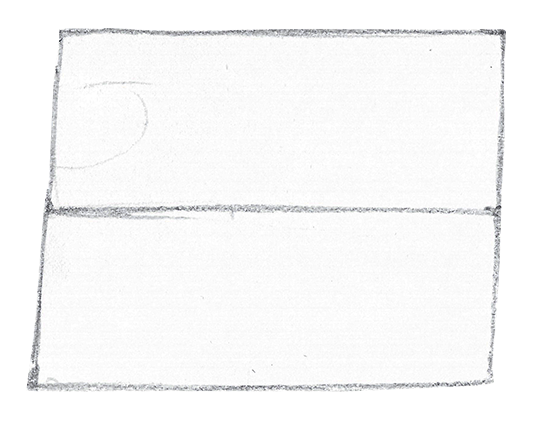
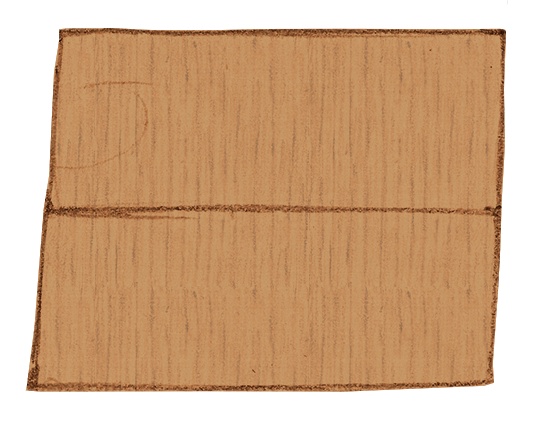
Layers edited between the first and the second 544 x 430 image:
added layer "Calque 2" (multiply, 50%) above "colors" over [25, 0, 508, 392]
added layer "colors" (1st of 2) (multiply, 50%) above "colors" over [25, 0, 508, 392]
added layer "colors" (2nd of 2) (color, 50%) above "Calque 1 copie" over [25, 0, 508, 392]
added layer "Calque 1 copie" (multiply, 50%) above "Calque 1" over [25, 0, 508, 392]
